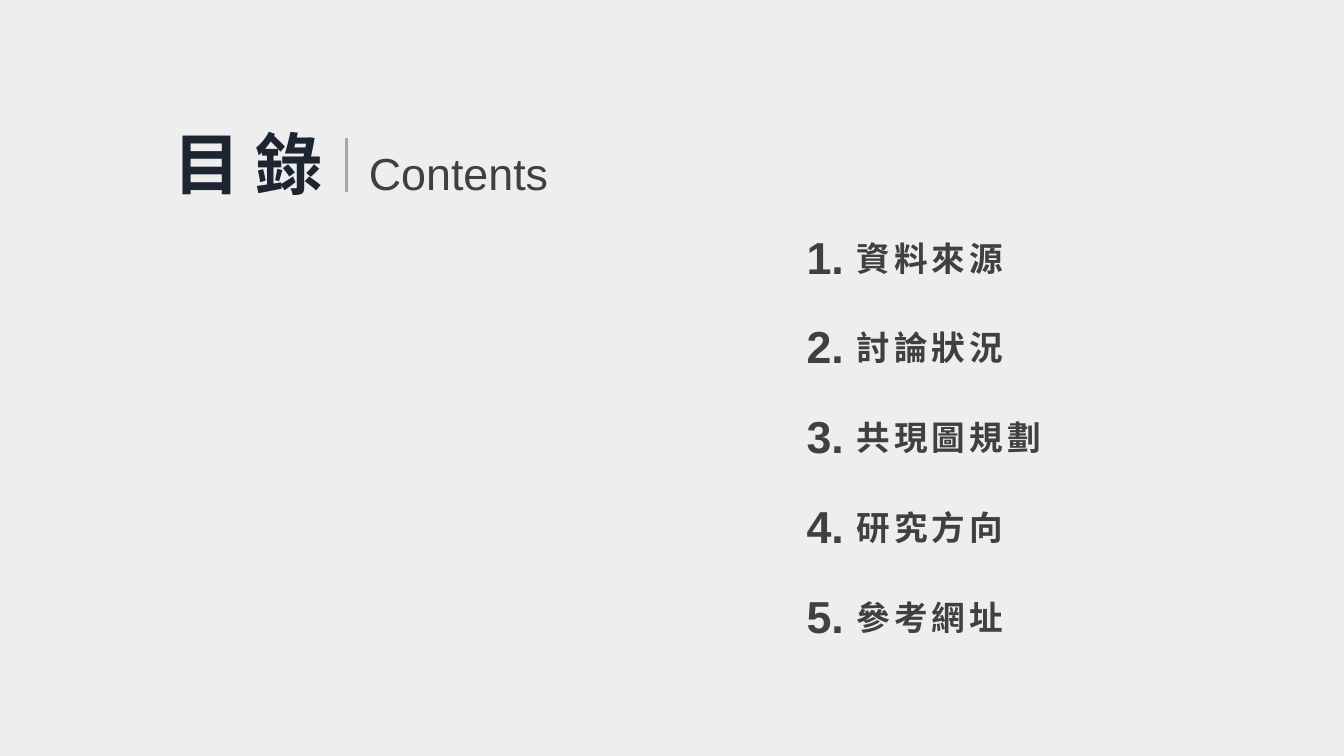
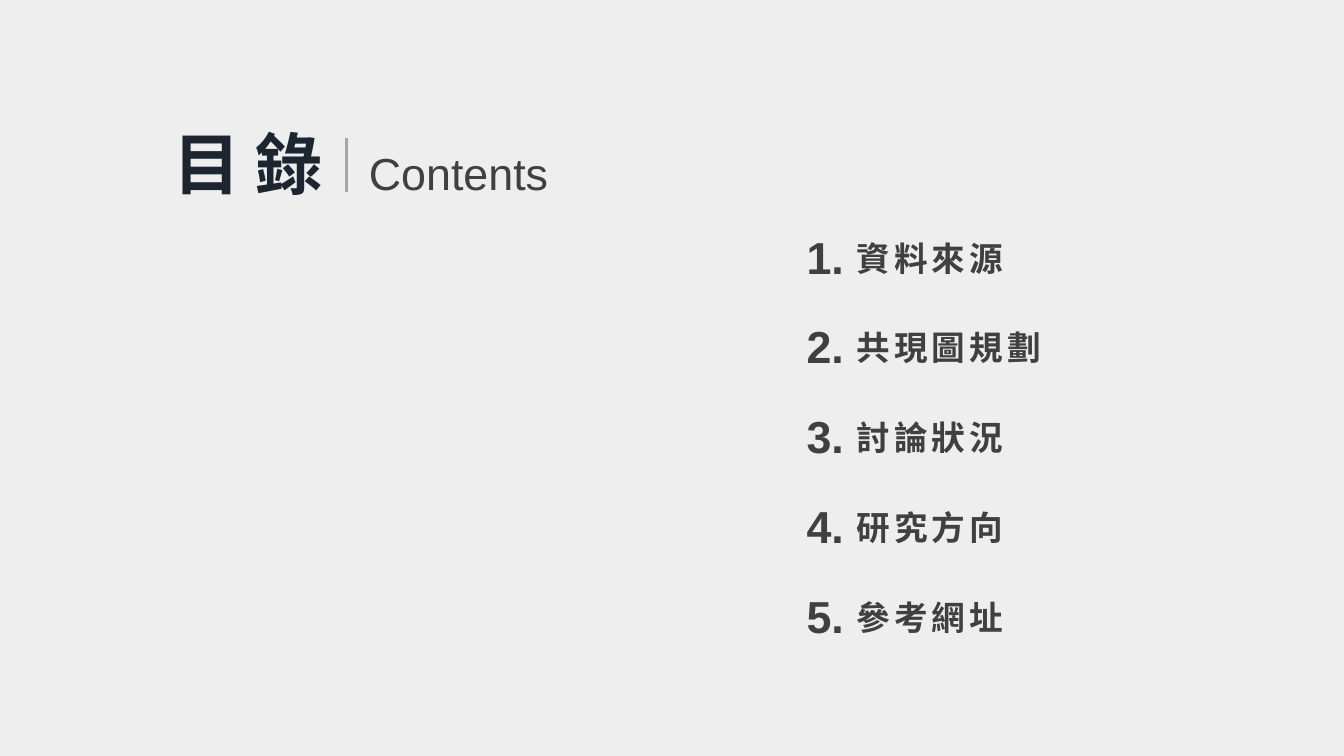
Before and after one commit to wellslu/fintech, a slide deck: slide 2 of 進度報告.pptx. Drawn at 1344x756 pixels with LibreOffice and Linux fonts; fonts in the diff are those of the drawing; background and template pictures are left out. Boxes give left, top, right and bottom in pixels: in the first picture for what was removed or moved away, otherwise in the second. Text is boxed around its words. In the diff, an @@ line names an element or a change of style, - is before the commit and + after.

```diff
--- a/進度報告.pptx
+++ b/進度報告.pptx
@@ text "共現圖規劃": place and size @@
-text "共現圖規劃" at [856, 416, 1041, 460]
+text "共現圖規劃" at [856, 326, 1041, 370]
@@ text "討論狀況": place and size @@
-text "討論狀況" at [856, 331, 1004, 363]
+text "討論狀況" at [856, 421, 1004, 453]
```
Also in this commit, not shown: 3 other slides changed.
